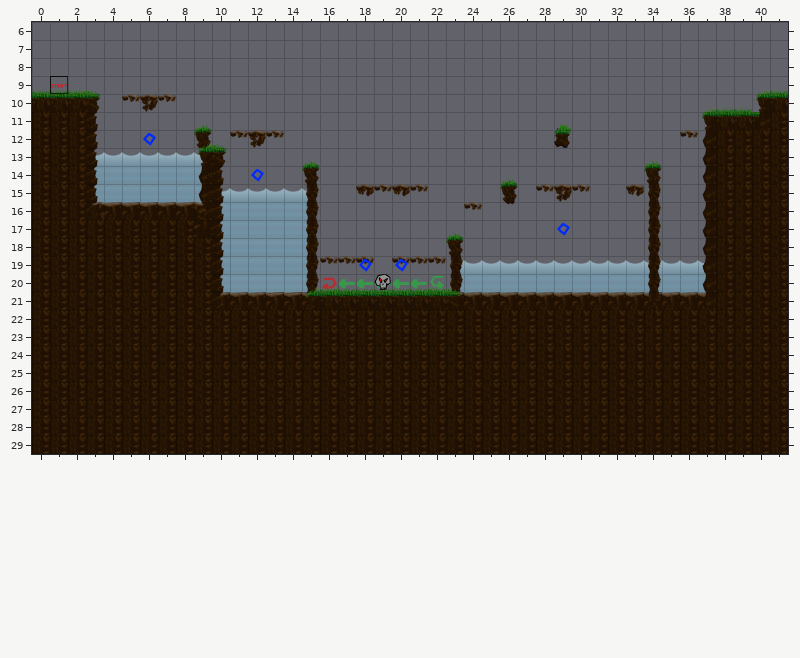
Level history. Tiled map: data/level03.tmx. This is how it looked before the edit.
Cells are 64x64 px. Shown: x 0..41, y 6..29.
The same view after the edit:
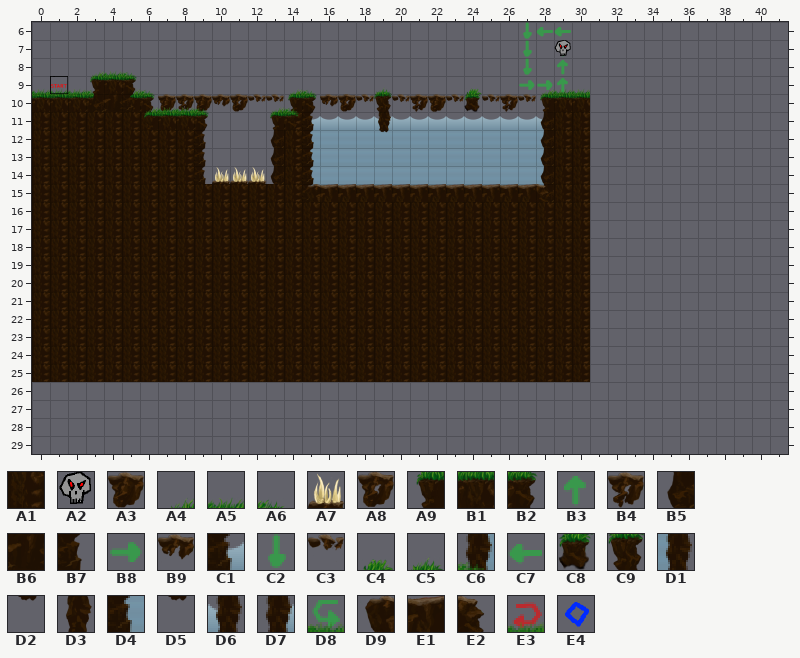
Key: from "mapset01": A1 0, A2 5, A3 7, A4 8, A5 9, A6 10, A7 11, A8 15, A9 16, B1 17, B2 18, B3 22, B4 23, B5 24, B6 25, B7 26, B8 30, B9 31, C1 37, C2 38, C3 39, C4 41, C5 42, C6 44, C7 46, C8 49, C9 50, D1 52, D2 56, D3 58, D4 60, D5 66, D6 68, D7 69, D8 86, D9 88, E1 89, E2 90, E3 94, E4 102.
__ is an empty cell, .. an unchanged one.
See-through tiles are keyed as they look on the map.
Edits made:
--- layer "Hintergrund"
@@ x 3..40 @@
- 9 __ .. __ .. .. .. .. .. .. .. .. .. .. .. .. .. .. .. .. .. .. .. .. .. .. .. .. .. .. .. .. .. .. .. .. .. .. ..
-10 __ .. __ .. .. .. .. .. .. .. .. .. .. .. .. .. .. .. .. .. .. .. .. .. .. .. .. .. .. .. .. .. .. .. .. .. .. ..
-11 .. .. .. .. .. .. .. .. .. .. .. .. __ .. .. .. __ .. .. .. .. .. .. .. .. __ C4 .. .. .. .. .. .. .. .. .. .. B1
-12 .. .. .. .. .. .. A4 .. .. .. .. .. __ .. .. .. __ .. .. .. .. .. .. .. .. __ C8 .. .. .. .. .. .. .. .. .. .. ..
-13 C1 .. .. .. .. .. C1 .. .. .. .. .. __ .. .. .. .. .. .. .. .. .. .. .. .. __ .. .. .. .. .. .. .. .. .. .. .. ..
-14 D4 .. .. .. .. .. D4 .. .. .. .. .. __ .. .. .. .. .. .. .. .. .. .. .. .. __ .. .. .. .. .. .. .. .. .. .. .. ..
-15 D4 .. .. .. .. .. D4 C1 .. .. .. .. D6 __ __ __ __ __ __ __ __ __ __ __ __ __ .. .. .. .. .. .. .. .. .. .. .. ..
-16 D4 D4 D4 D4 D4 D4 D4 D4 .. .. .. .. D1 .. .. .. .. .. .. .. .. .. .. .. .. .. .. .. .. .. .. .. .. .. .. .. .. ..
-17 .. .. .. .. .. .. .. D4 .. .. .. .. D1 .. .. .. .. .. .. .. .. .. .. .. .. .. .. .. .. .. .. .. .. .. .. .. .. ..
-18 .. .. .. .. .. .. .. D4 .. .. .. .. D1 .. .. .. .. .. .. .. .. .. .. .. .. .. .. .. .. .. .. .. .. .. .. .. .. ..
-19 .. .. .. .. .. .. .. D4 .. .. .. .. D1 .. .. .. .. .. .. .. D7 .. .. .. .. .. .. .. .. .. .. C1 .. .. C1 .. .. ..
-20 .. .. .. .. .. .. .. D4 .. .. .. .. D1 A4 .. .. .. .. .. A6 C6 .. .. .. .. .. .. .. .. .. .. D4 .. .. D4 .. .. ..
-21 .. .. .. .. .. .. .. D4 D4 D4 D4 D4 D3 A9 .. .. .. .. .. B2 C6 D4 D4 D4 D4 D4 D4 D4 D4 D4 D4 D4 D4 D4 D4 .. .. ..
+ 9 A6 .. A4 .. .. .. .. .. .. .. .. .. .. .. .. .. .. .. .. .. .. .. .. .. .. .. .. .. .. .. .. .. .. .. .. .. .. ..
+10 B2 .. A9 .. .. .. .. .. .. .. .. .. .. .. .. .. .. .. .. .. .. .. .. .. .. .. .. .. .. .. .. .. .. .. .. .. .. ..
+11 .. .. .. .. .. .. .. .. .. .. .. .. C1 .. .. .. C1 .. .. .. .. .. .. .. .. C1 __ .. .. .. .. .. .. .. .. .. .. __
+12 .. .. .. .. .. .. __ .. .. .. .. .. D4 .. .. .. D4 .. .. .. .. .. .. .. .. D4 __ .. .. .. .. .. .. .. .. .. .. ..
+13 __ .. .. .. .. .. __ .. .. .. .. .. D4 .. .. .. .. .. .. .. .. .. .. .. .. D4 .. .. .. .. .. .. .. .. .. .. .. ..
+14 __ .. .. .. .. .. __ .. .. .. .. .. D4 .. .. .. .. .. .. .. .. .. .. .. .. D4 .. .. .. .. .. .. .. .. .. .. .. ..
+15 __ .. .. .. .. .. __ __ .. .. .. .. D4 D4 D4 D4 D4 D4 D4 D4 D4 D4 D4 D4 D4 D4 .. .. .. .. .. .. .. .. .. .. .. ..
+16 __ __ __ __ __ __ __ __ .. .. .. .. __ .. .. .. .. .. .. .. .. .. .. .. .. .. .. .. .. .. .. .. .. .. .. .. .. ..
+17 .. .. .. .. .. .. .. __ .. .. .. .. __ .. .. .. .. .. .. .. .. .. .. .. .. .. .. .. .. .. .. .. .. .. .. .. .. ..
+18 .. .. .. .. .. .. .. __ .. .. .. .. __ .. .. .. .. .. .. .. .. .. .. .. .. .. .. .. .. .. .. .. .. .. .. .. .. ..
+19 .. .. .. .. .. .. .. __ .. .. .. .. __ .. .. .. .. .. .. .. __ .. .. .. .. .. .. .. .. .. .. __ .. .. __ .. .. ..
+20 .. .. .. .. .. .. .. __ .. .. .. .. __ __ .. .. .. .. .. __ __ .. .. .. .. .. .. .. .. .. .. __ .. .. __ .. .. ..
+21 .. .. .. .. .. .. .. __ __ __ __ __ __ __ .. .. .. .. .. __ __ __ __ __ __ __ __ __ __ __ __ __ __ __ __ .. .. ..
--- layer "main"
@@ x 0..41 @@
- 8 .. .. .. __ __ __ .. .. .. .. .. .. .. .. .. .. .. .. .. .. .. .. .. .. .. .. .. .. .. .. .. .. .. .. .. .. .. .. .. .. .. ..
- 9 .. .. .. A6 __ __ __ .. .. .. .. .. .. .. __ __ .. .. .. __ .. .. .. .. __ .. .. .. __ __ __ .. .. .. .. .. .. .. .. .. A4 A5
-10 .. .. .. B2 __ C3 B4 C3 __ __ __ __ __ __ __ __ __ __ __ __ __ __ __ __ __ __ __ __ __ __ __ .. .. .. .. .. .. A4 A5 A5 A9 B1
-11 .. .. .. B7 __ __ __ __ __ C5 .. .. .. __ __ __ __ __ __ __ __ __ __ __ __ __ __ __ __ C4 __ .. .. .. .. .. .. A9 B1 B1 B5 A1
-12 .. .. .. B7 __ __ __ __ __ C9 .. C3 B4 C3 __ __ __ __ __ __ __ __ __ __ __ __ __ __ __ C8 __ .. .. .. .. .. C3 B5 A1 A1 A1 A1
-13 .. .. .. B7 C1 C1 C1 C1 C1 A9 B2 .. .. __ __ C5 __ __ __ __ __ __ __ __ __ __ __ __ __ __ __ .. .. .. C5 .. .. B5 A1 A1 A1 A1
-14 .. .. .. B7 D4 D4 D4 D4 D4 B5 B7 __ __ __ __ C9 __ __ __ __ __ __ __ __ __ __ C5 __ __ __ __ .. .. .. C9 .. .. B5 A1 A1 A1 A1
-15 .. .. .. B7 D4 D4 D4 D4 D4 B5 B7 C1 C1 C1 C1 D3 .. .. B9 C3 B9 C3 .. .. .. .. C9 .. C3 B4 C3 .. .. B9 D3 .. .. B5 A1 A1 A1 A1
-16 .. .. .. B7 E1 E1 E1 E1 E1 B5 B7 D4 D4 D4 D4 D3 __ __ __ __ __ __ __ __ C3 __ D2 __ __ __ __ .. .. .. D3 .. .. B5 A1 A1 A1 A1
-17 .. .. .. .. .. .. .. .. .. B6 B7 D4 D4 D4 D4 D3 __ __ __ __ __ __ __ C5 __ __ __ __ __ __ __ .. .. .. D3 .. .. B5 A1 A1 A1 A1
-18 .. .. .. .. .. .. .. .. .. .. B7 D4 D4 D4 D4 D3 __ __ __ __ __ __ __ C9 __ __ __ __ __ __ __ .. .. .. D3 .. .. B5 A1 A1 A1 A1
-19 .. .. .. .. .. .. .. .. .. .. B7 D4 D4 D4 D4 D3 C3 C3 C3 __ C3 C3 C3 D3 C1 C1 C1 C1 C1 C1 C1 C1 C1 C1 D3 C1 C1 B5 A1 A1 A1 A1
-20 .. .. .. .. .. .. .. .. .. .. B7 D4 D4 D4 D4 D3 __ A5 A5 A5 A5 A5 __ D3 D4 D4 D4 D4 D4 D4 D4 D4 D4 D4 D3 D4 D4 B5 A1 A1 A1 A1
-21 .. .. .. .. .. .. .. .. .. .. E1 E1 E1 E1 E1 E1 E1 B1 B1 B1 B1 B1 E1 E1 E1 E1 E1 E1 E1 E1 E1 E1 E1 E1 E1 E1 E1 E1 A1 A1 A1 A1
-22 .. .. .. .. .. .. .. .. .. .. .. .. .. .. .. .. .. .. .. .. .. .. .. .. .. .. .. .. .. .. .. A1 A1 A1 A1 A1 A1 A1 A1 A1 A1 A1
-23 .. .. .. .. .. .. .. .. .. .. .. .. .. .. .. .. .. .. .. .. .. .. .. .. .. .. .. .. .. .. .. A1 A1 A1 A1 A1 A1 A1 A1 A1 A1 A1
-24 .. .. .. .. .. .. .. .. .. .. .. .. .. .. .. .. .. .. .. .. .. .. .. .. .. .. .. .. .. .. .. A1 A1 A1 A1 A1 A1 A1 A1 A1 A1 A1
-25 .. .. .. .. .. .. .. .. .. .. .. .. .. .. .. .. .. .. .. .. .. .. .. .. .. .. .. .. .. .. .. A1 A1 A1 A1 A1 A1 A1 A1 A1 A1 A1
-26 A1 A1 A1 A1 A1 A1 A1 A1 A1 A1 A1 A1 A1 A1 A1 A1 A1 A1 A1 A1 A1 A1 A1 A1 A1 A1 A1 A1 A1 A1 A1 A1 A1 A1 A1 A1 A1 A1 A1 A1 A1 A1
-27 A1 A1 A1 A1 A1 A1 A1 A1 A1 A1 A1 A1 A1 A1 A1 A1 A1 A1 A1 A1 A1 A1 A1 A1 A1 A1 A1 A1 A1 A1 A1 A1 A1 A1 A1 A1 A1 A1 A1 A1 A1 A1
-28 A1 A1 A1 A1 A1 A1 A1 A1 A1 A1 A1 A1 A1 A1 A1 A1 A1 A1 A1 A1 A1 A1 A1 A1 A1 A1 A1 A1 A1 A1 A1 A1 A1 A1 A1 A1 A1 A1 A1 A1 A1 A1
-29 A1 A1 A1 A1 A1 A1 A1 A1 A1 A1 A1 A1 A1 A1 A1 A1 A1 A1 A1 A1 A1 A1 A1 A1 A1 A1 A1 A1 A1 A1 A1 A1 A1 A1 A1 A1 A1 A1 A1 A1 A1 A1
+ 8 .. .. .. A4 A5 A6 .. .. .. .. .. .. .. .. .. .. .. .. .. .. .. .. .. .. .. .. .. .. .. .. .. .. .. .. .. .. .. .. .. .. .. ..
+ 9 .. .. .. A9 B1 B2 A6 .. .. .. .. .. .. .. A4 A6 .. .. .. C5 .. .. .. .. C4 .. .. .. A4 A5 A5 .. .. .. .. .. .. .. .. .. __ __
+10 .. .. .. B5 B6 B7 B2 A3 B4 A3 B9 A8 C3 C3 A9 B2 B9 A8 C3 C9 C3 B4 A3 C3 C8 C3 B4 C3 A9 B1 B1 .. .. .. .. .. .. __ __ __ __ __
+11 .. .. .. A1 A1 A1 A1 B1 B1 B2 .. .. .. A9 A1 B7 C1 C1 C1 D3 C1 C1 C1 C1 C1 C1 C1 C1 B5 A1 A1 .. .. .. .. .. .. __ __ __ __ __
+12 .. .. .. A1 A1 A1 A1 A1 A1 B7 .. __ __ B5 A1 B7 D4 D4 D4 D5 D4 D4 D4 D4 D4 D4 D4 D4 B5 A1 A1 .. .. .. .. .. __ __ __ __ __ __
+13 .. .. .. A1 A1 A1 A1 A1 A1 B7 __ .. .. B5 A1 B7 D4 D4 D4 D4 D4 D4 D4 D4 D4 D4 D4 D4 B5 A1 A1 .. .. .. __ .. .. __ __ __ __ __
+14 .. .. .. A1 A1 A1 A1 A1 A1 B7 A7 A7 A7 B5 A1 B7 D4 D4 D4 D4 D4 D4 D4 D4 D4 D4 D4 D4 B5 A1 A1 .. .. .. __ .. .. __ __ __ __ __
+15 .. .. .. A1 A1 A1 A1 A1 A1 A1 A1 A1 A1 A1 A1 B7 .. .. __ __ __ __ .. .. .. .. __ .. B5 A1 A1 .. .. __ __ .. .. __ __ __ __ __
+16 .. .. .. A1 A1 A1 A1 A1 A1 A1 A1 A1 A1 A1 A1 A1 A1 A1 A1 A1 A1 A1 A1 A1 A1 A1 A1 A1 A1 A1 A1 .. .. .. __ .. .. __ __ __ __ __
+17 .. .. .. .. .. .. .. .. .. A1 A1 A1 A1 A1 A1 A1 A1 A1 A1 A1 A1 A1 A1 A1 A1 A1 A1 A1 A1 A1 A1 .. .. .. __ .. .. __ __ __ __ __
+18 .. .. .. .. .. .. .. .. .. .. A1 A1 A1 A1 A1 A1 A1 A1 A1 A1 A1 A1 A1 A1 A1 A1 A1 A1 A1 A1 A1 .. .. .. __ .. .. __ __ __ __ __
+19 .. .. .. .. .. .. .. .. .. .. A1 A1 A1 A1 A1 A1 A1 A1 A1 A1 A1 A1 A1 A1 A1 A1 A1 A1 A1 A1 A1 __ __ __ __ __ __ __ __ __ __ __
+20 .. .. .. .. .. .. .. .. .. .. A1 A1 A1 A1 A1 A1 A1 A1 A1 A1 A1 A1 A1 A1 A1 A1 A1 A1 A1 A1 A1 __ __ __ __ __ __ __ __ __ __ __
+21 .. .. .. .. .. .. .. .. .. .. A1 A1 A1 A1 A1 A1 A1 A1 A1 A1 A1 A1 A1 A1 A1 A1 A1 A1 A1 A1 A1 __ __ __ __ __ __ __ __ __ __ __
+22 .. .. .. .. .. .. .. .. .. .. .. .. .. .. .. .. .. .. .. .. .. .. .. .. .. .. .. .. .. .. .. __ __ __ __ __ __ __ __ __ __ __
+23 .. .. .. .. .. .. .. .. .. .. .. .. .. .. .. .. .. .. .. .. .. .. .. .. .. .. .. .. .. .. .. __ __ __ __ __ __ __ __ __ __ __
+24 .. .. .. .. .. .. .. .. .. .. .. .. .. .. .. .. .. .. .. .. .. .. .. .. .. .. .. .. .. .. .. __ __ __ __ __ __ __ __ __ __ __
+25 .. .. .. .. .. .. .. .. .. .. .. .. .. .. .. .. .. .. .. .. .. .. .. .. .. .. .. .. .. .. .. __ __ __ __ __ __ __ __ __ __ __
+26 __ __ __ __ __ __ __ __ __ __ __ __ __ __ __ __ __ __ __ __ __ __ __ __ __ __ __ __ __ __ __ __ __ __ __ __ __ __ __ __ __ __
+27 __ __ __ __ __ __ __ __ __ __ __ __ __ __ __ __ __ __ __ __ __ __ __ __ __ __ __ __ __ __ __ __ __ __ __ __ __ __ __ __ __ __
+28 __ __ __ __ __ __ __ __ __ __ __ __ __ __ __ __ __ __ __ __ __ __ __ __ __ __ __ __ __ __ __ __ __ __ __ __ __ __ __ __ __ __
+29 __ __ __ __ __ __ __ __ __ __ __ __ __ __ __ __ __ __ __ __ __ __ __ __ __ __ __ __ __ __ __ __ __ __ __ __ __ __ __ __ __ __
--- layer "ai"
@@ x 27..29 @@
- 6 __ __ __
- 7 __ .. __
- 8 __ .. __
- 9 __ __ __
+ 6 C2 C7 C7
+ 7 C2 .. B3
+ 8 C2 .. B3
+ 9 B8 B8 B3
@@ x 16..22 @@
-20 E3 C7 C7 C7 C7 C7 D8
+20 __ __ __ __ __ __ __
--- layer "meta"
@@ x 29..29 @@
- 7 __
+ 7 A2
@@ x 6..10 @@
-12 E4 .. .. .. A6
+12 __ .. .. .. __
@@ x 12..12 @@
-14 E4
+14 __
@@ x 29..29 @@
-17 E4
+17 __
@@ x 18..20 @@
-19 E4 .. E4
-20 .. A2 ..
+19 __ .. __
+20 .. __ ..
--- layer "vordergrund"
@@ x 2..14 @@
- 9 A4 .. .. .. .. .. .. .. .. .. .. .. ..
-10 .. .. .. .. __ __ __ __ .. .. .. __ __
-11 .. B7 .. .. __ .. .. .. .. .. .. .. __
-12 .. B7 .. .. .. .. .. A4 .. .. .. .. ..
+ 9 __ .. .. .. .. .. .. .. .. .. .. .. ..
+10 .. .. .. .. A4 A5 A5 A6 .. .. .. A4 A6
+11 .. __ .. .. A9 .. .. .. .. .. .. .. B2
+12 .. __ .. .. .. .. .. __ .. .. .. .. ..
@@ x 3..28 @@
-15 .. .. .. .. .. .. .. .. .. .. .. .. __ __ __ __ __ __ __ __ __ __ __ __ __ __
-16 D9 .. .. .. .. .. E2 .. .. .. .. .. .. .. .. .. .. .. .. .. .. .. .. .. .. ..
+15 .. .. .. .. .. .. .. .. .. .. .. .. D9 E1 E1 E1 E1 E1 E1 E1 E1 E1 E1 E1 E1 E2
+16 __ .. .. .. .. .. __ .. .. .. .. .. .. .. .. .. .. .. .. .. .. .. .. .. .. ..
@@ x 10..37 @@
-19 .. .. .. .. .. .. .. .. .. .. .. .. .. .. .. .. .. .. .. .. .. .. .. .. .. .. .. B5
-20 .. .. .. .. .. A4 A5 .. .. .. .. .. A5 A6 .. .. .. .. .. .. .. .. .. .. .. .. .. ..
-21 B7 .. .. E1 E1 A9 B1 .. .. .. .. .. B1 B2 .. .. .. .. .. .. .. .. .. .. D3 .. .. B5
+19 .. .. .. .. .. .. .. .. .. .. .. .. .. .. .. .. .. .. .. .. .. .. .. .. .. .. .. __
+20 .. .. .. .. .. __ __ .. .. .. .. .. __ __ .. .. .. .. .. .. .. .. .. .. .. .. .. ..
+21 __ .. .. __ __ __ __ .. .. .. .. .. __ __ .. .. .. .. .. .. .. .. .. .. __ .. .. __
Boxes around the changes in both pictures, in picture pixels (x1, y1, x2, y2):
changed: (32, 22, 788, 454)
